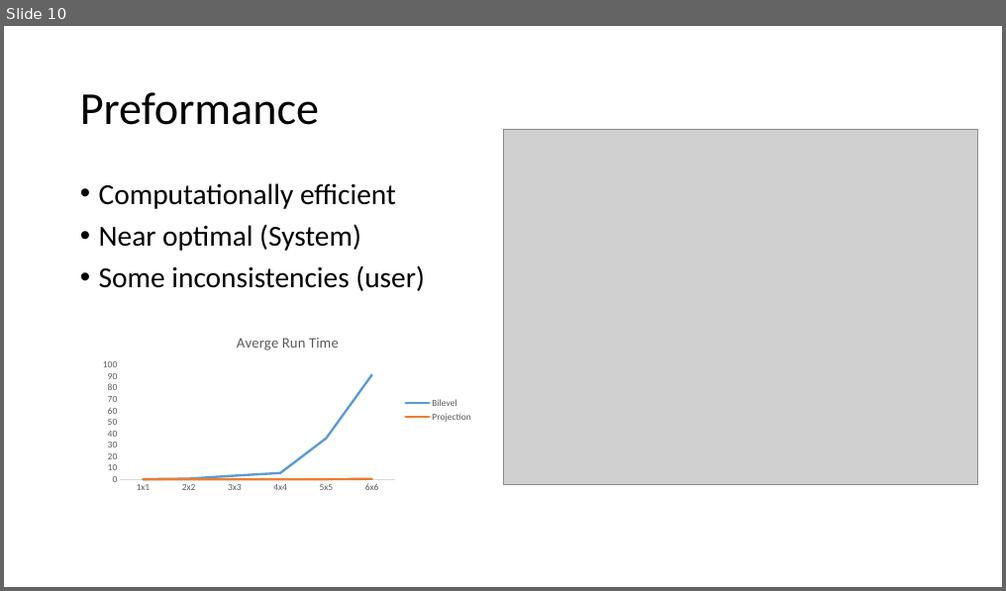
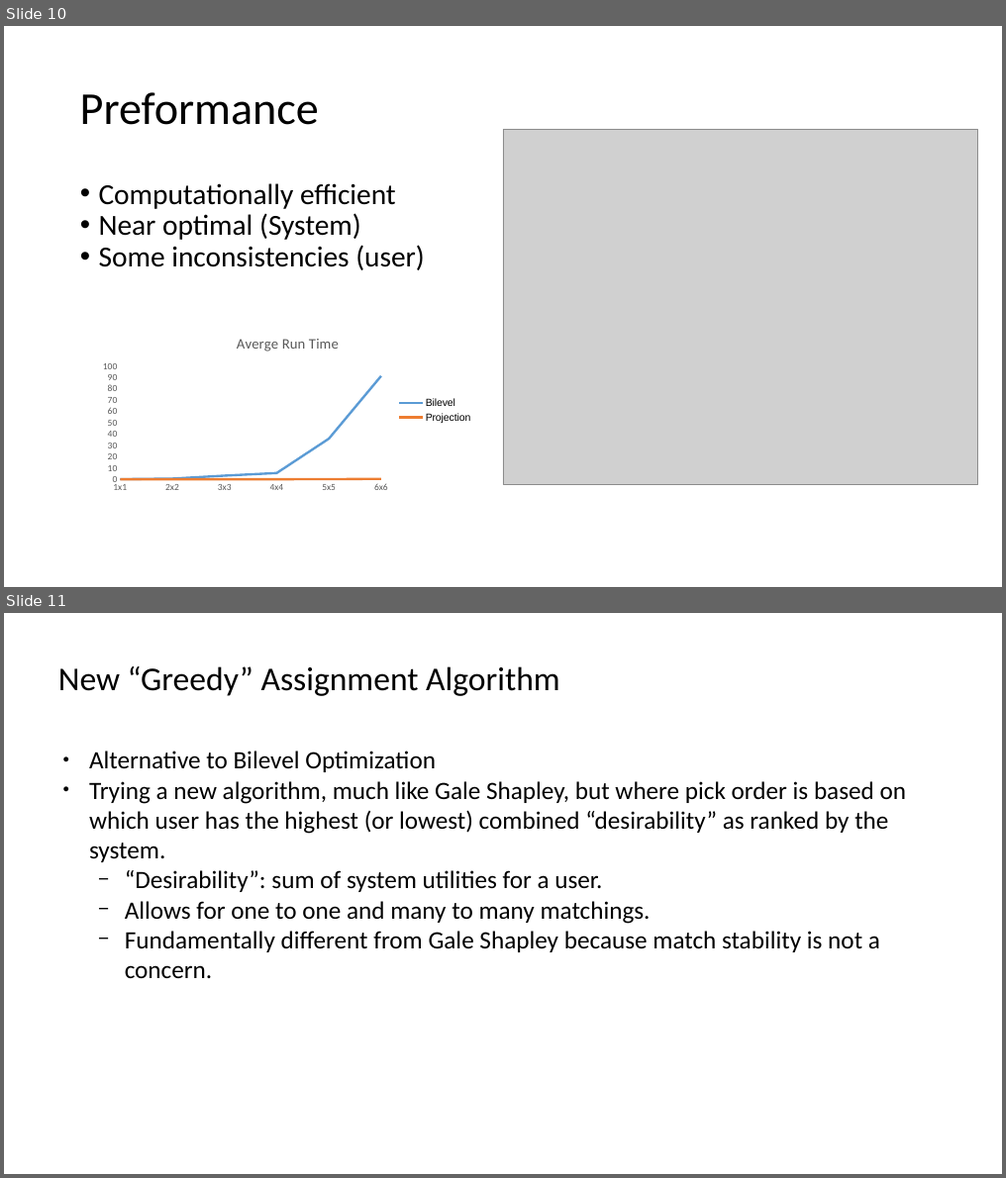
Before and after one commit to sirmarcis/CSP-Final-Project, a slide deck: CSP4.pptx. Shown one above the other, each under a label of ours: slide 10 before the commit, slides 10 and 11 after it. The pictures are 1006x591 and 1006x1178 pixels, drawn with LibreOffice and Linux fonts; fonts in the diff are those of the drawing; grey boxes stand for pictures. Boxes give left, top, right and bottom in pixels: in the first picture for what was removed or moved away, otherwise in the second. Text is boxed around its words. In the diff, an @@ line names an element or a change of style, - is before the commit and + after.

```diff
--- a/CSP4.pptx
+++ b/CSP4.pptx
@@ slide 11 added at box(4, 613, 1002, 1174), background #FFFFFF @@
@@ text added at box(58, 666, 560, 696), 32 pt, text #000000 @@
+New “Greedy” Assignment Algorithm
@@ text added at box(89, 751, 907, 978), 24 pt, text #000000 @@
+● Alternative to Bilevel Optimization
+● Trying a new algorithm, much like Gale Shapley, but where pick order is based on which user has the highest (or lowest) combined “desirability” as ranked by the system.
+  − “Desirability”: sum of system utilities for a user.
+  − Allows for one to one and many to many matchings.
+  − Fundamentally different from Gale Shapley because match stability is not a concern.
@@ slide 10 changed as well @@
@@ text "Computationally efficient" at box(99, 183, 425, 271): less space between paragraphs @@
@@ line chart at box(95, 323, 480, 497) @@
@@ title "Averge Run Time " to "Averge Run Time" @@
@@ legend changed @@
@@ category axis changed @@
@@ value axis changed @@
@@ lettering changed @@
```
Also in this commit, not shown: 9 other slides changed, 4 other slides added, 1 slide removed.
